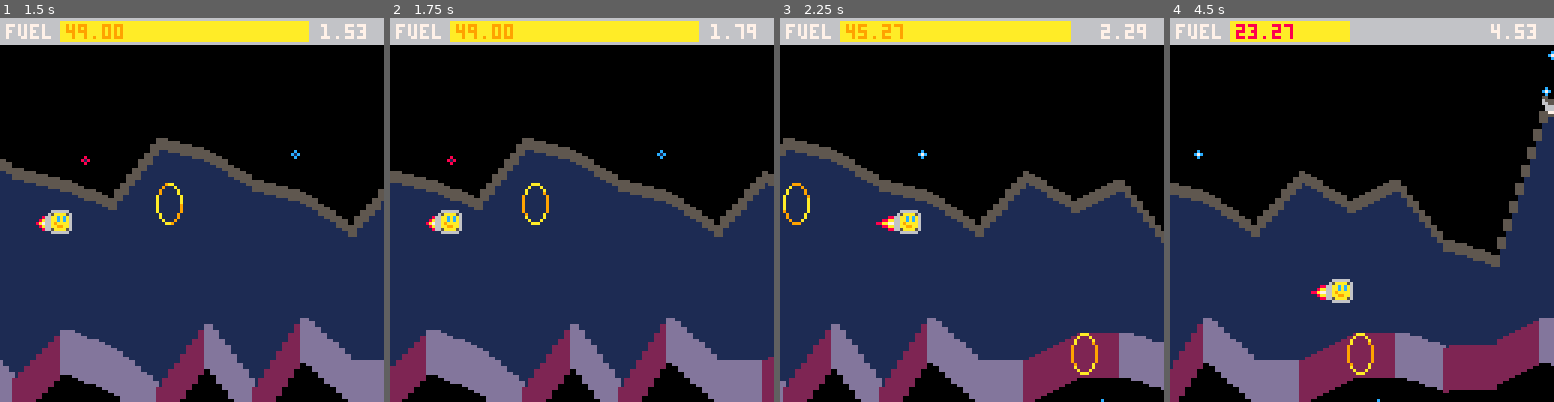
Above: before the commit, frames 1-4 (left to right).
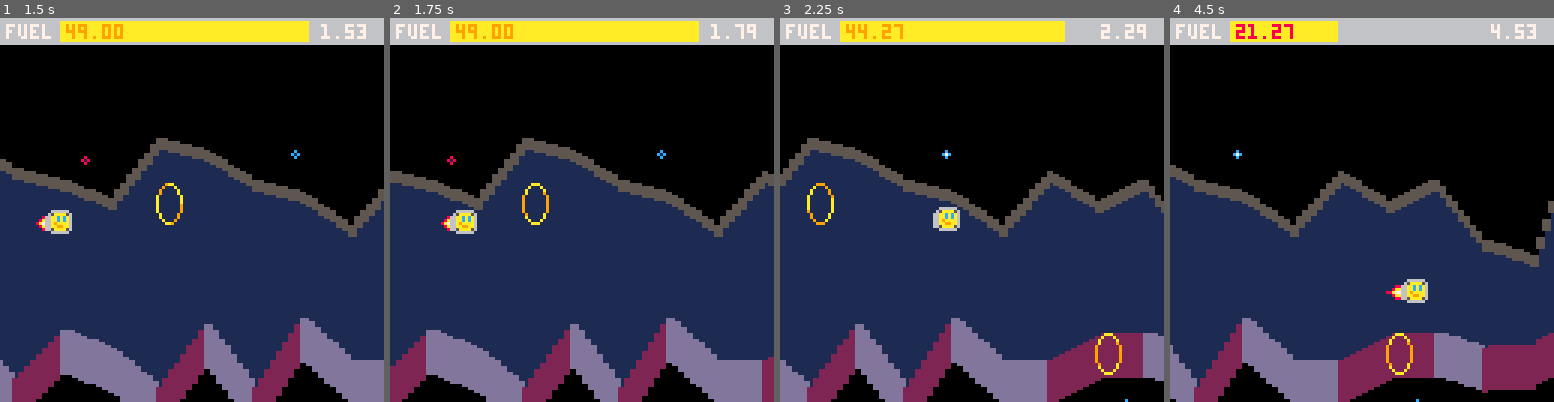
Above: after the commit, the same moments.

Repository: broquaint/pico8-carts
Game: PICO-8 cartridge eggjam3.p8
Two runs of this game, one before a commit and one after it. Both use one fixed random seed, a clock stepped at 60 frames per second and the inputs below.
Inputs:
- Up to frame 1 (1.5 s): tap X (X key) at 0.33, 1.07 s; tap O (Z key) at 0.7 s
- Up to frame 2 (1.75 s): hold Right from 1.6 s (still down); tap O (Z key) at 1.7 s
- Up to frame 3 (2.25 s): tap X (X key) at 1.85 s; release Right at 2.1 s; tap O (Z key) at 2.1 s; hold Up from 2.15 s (still down)
- Up to frame 4 (4.5 s): release Up at 2.42 s; hold Right 2.47-3.03 s; tap O (Z key) every 0.4 s from 2.5 to 4.1 s; tap X (X key) at 2.97, 4.08 s; hold Left 3.08-3.58 s; hold Down 3.63-3.97 s; hold Right from 4.02 s (still down)

Frame 1 is identical in both runs. In frame 2, 0.6% of the frame differs, in the area x 9-23%, y 50-57%; in frame 3, 17%; in frame 4, 23%, in the area x 0-100%, y 0-100%.

Commit message:
Attempt to improve input response
So you'll always move when the key is depressed ... although maybe not
move if the key is pressed again. Input is hard.

Diff:
--- a/eggjam3.p8
+++ b/eggjam3.p8
@@ -307,10 +307,10 @@
    local next_s = cam_speed
 
    if btn(b_right) then
-      player_speed_horiz = min(g_max_speed, player_speed_horiz + g_accel_fwd)
+      player_speed_horiz = min(g_max_speed, player_speed_horiz == 0 and 1 or player_speed_horiz + g_accel_fwd)
       next_s = min(g_max_speed, max(0.2, cam_speed) * 1.1)
    elseif btn(b_left) then
-      player_speed_horiz = max(-2.5, player_speed_horiz - g_accel_back)
+      player_speed_horiz = max(-2.5, player_speed_horiz == 0 and -1 or player_speed_horiz - g_accel_back)
       next_s = max(g_min_speed, cam_speed * 0.95)
       if flr(cam_speed) > g_min_speed then
          consume_fuel(max(0.05, cam_speed * 0.1))
@@ -320,10 +320,10 @@
    end
 
    if btn(b_up) then
-      player_speed_vert -= g_accel_vert
+      player_speed_vert = player_speed_vert == 0 and -1 or (player_speed_vert - g_accel_vert)
    elseif btn(b_down) then
-      player_speed_vert += g_accel_vert
-   else
+      player_speed_vert = player_speed_vert == 0 and 1 or (player_speed_vert + g_accel_vert)
+    else
       player_speed_vert = abs(player_speed_vert) > 0.05 and player_speed_vert * g_friction or 0
    end
 
